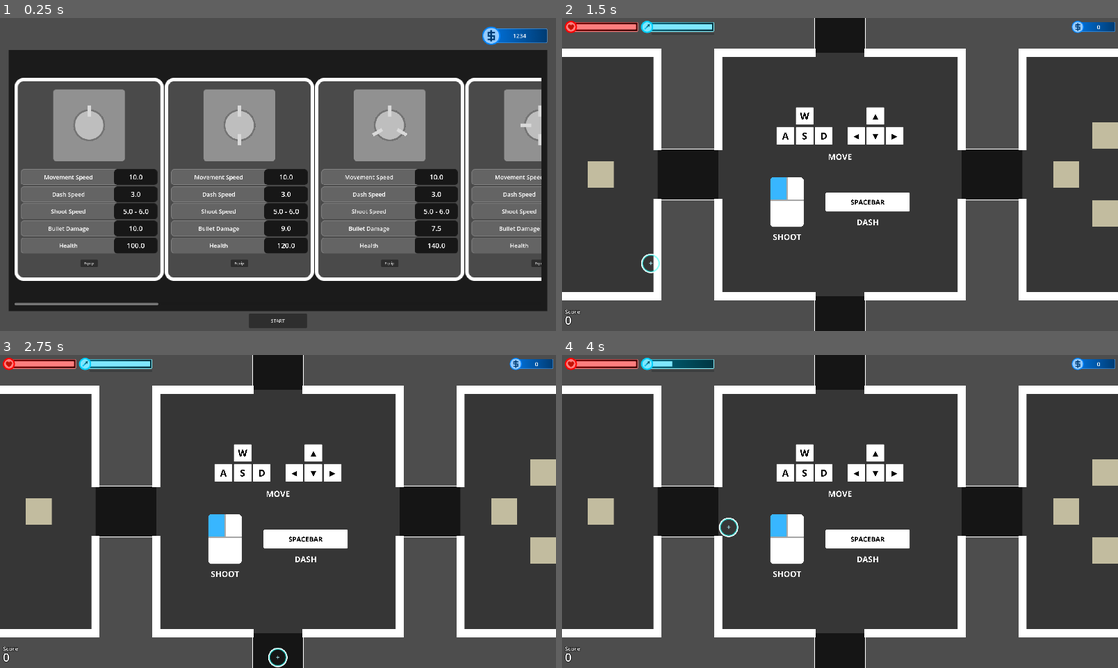
Above: before the commit, frames 1-4 (two rows, left to right).
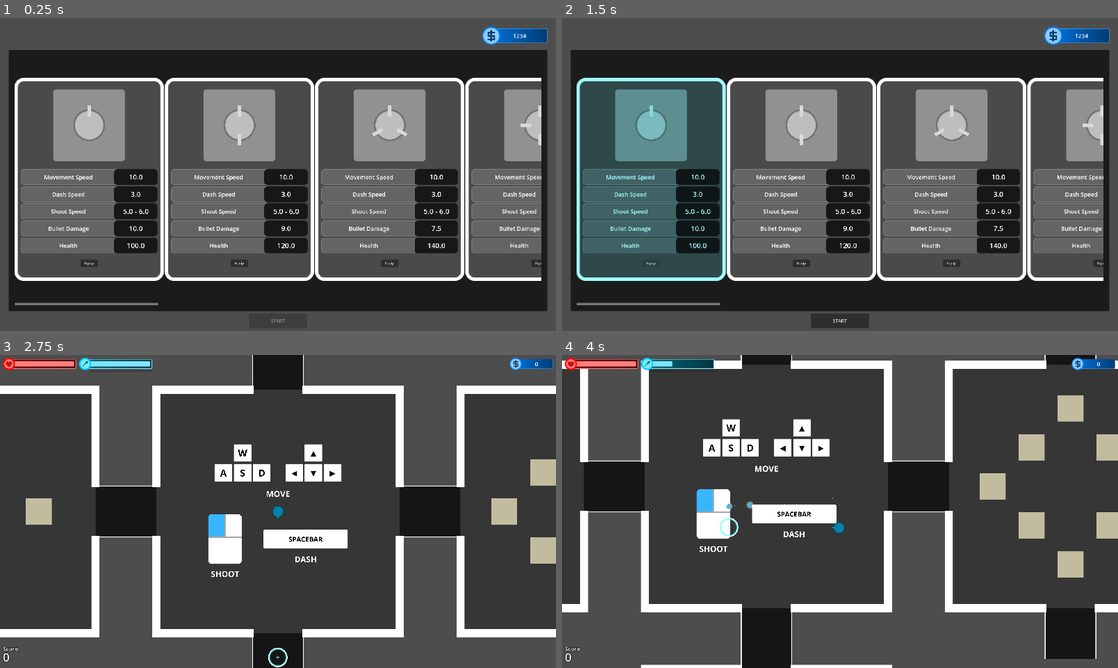
Above: after the commit, the same moments.

Repository: doanryderrhythm/thesis-1-vng-game
Game: Godot game, scene res://scenes/main_scenes/shop_scene.tscn
The game is run twice, just before and just after one commit, with the same random seed, the same clock (stepped at 60 frames per second) and the same inputs.
Inputs (mouse positions are in pixels of both pictures, inside the frame that each line leads up to):
- Up to frame 1 (0.25 s): no input
- Up to frame 2 (1.5 s): click (840, 321) at 0.5 s, where only the run before the commit has a clickable "START"; click (650, 262) at 1.25 s, where only the run after the commit has a clickable "Equip"
- Up to frame 3 (2.75 s): click (278, 658) at 2 s, where only the run after the commit has a clickable "START"
- Up to frame 4 (4 s): tap Enter at 2.75 s; move the mouse to (962, 495) at 2.77 s; hold Right (right) 2.78-3.53 s; tap Space (dash) at 2.85, 3.6 s; click (962, 495) at 2.92 s; move the mouse to (728, 527) at 3.52 s; hold Down (down) from 3.53 s (still down); click (728, 527) at 3.67 s

The runs differ from the first frame. In frame 1, less than 0.1% of the frame differs, in the area x 48-52%, y 96-98%; in frame 2, 63%, in the area x 0-100%, y 0-100%; in frame 3, less than 0.1%; in frame 4, 35%.

Commit message:
Made a functional pause screen

Diff:
--- a/untitled-thesis-1-game/effects/killed_particles.tscn
+++ b/untitled-thesis-1-game/effects/killed_particles.tscn
@@ -31,7 +31,7 @@
 [node name="KilledParticles" type="CPUParticles2D" unique_id=227687123]
 material = SubResource("CanvasItemMaterial_t4lmv")
 emitting = false
-amount = 40
+amount = 80
 texture = ExtResource("1_t4lmv")
 lifetime = 2.5
 one_shot = true
--- a/untitled-thesis-1-game/project.godot
+++ b/untitled-thesis-1-game/project.godot
@@ -66,6 +66,11 @@
 "events": [Object(InputEventKey,"resource_local_to_scene":false,"resource_name":"","device":-1,"window_id":0,"alt_press …(192 unchanged characters)…
 ]
 }
+pause={
+"deadzone": 0.2,
+"events": [Object(InputEventKey,"resource_local_to_scene":false,"resource_name":"","device":-1,"window_id":0,"alt_pressed":false,"shift_pressed":false,"ctrl_pressed":false,"meta_pressed":false,"pressed":false,"keycode":0,"physical_keycode":4194305,"key_label":0,"unicode":0,"location":0,"echo":false,"script":null)
+]
+}
 
 [layer_names]
 
--- a/untitled-thesis-1-game/scenes/bullets/base_bullet.tscn
+++ b/untitled-thesis-1-game/scenes/bullets/base_bullet.tscn
@@ -4,6 +4,9 @@
 [ext_resource type="Script" uid="uid://8lfsmj6rkody" path="res://scripts/bullets/base_bullet.gd" id="1_3u0jw"]
 [ext_resource type="Script" uid="uid://2jniw3exf4mu" path="res://scripts/area_2d/hit_area_2d.gd" id="2_3u0jw"]
 [ext_resource type="Texture2D" uid="uid://blmvcbloyiin4" path="res://sprites/effects/glow.png" id="4_l68ur"]
+
+[sub_resource type="CanvasItemMaterial" id="CanvasItemMaterial_08t8j"]
+blend_mode = 1
 
 [sub_resource type="CircleShape2D" id="CircleShape2D_l68ur"]
 radius = 14.0
@@ -25,6 +28,11 @@
 contact_monitor = true
 max_contacts_reported = 3
 script = ExtResource("1_3u0jw")
+
+[node name="Glow" type="Sprite2D" parent="." unique_id=1829900171]
+material = SubResource("CanvasItemMaterial_08t8j")
+scale = Vector2(1.5, 1.5)
+texture = ExtResource("4_l68ur")
 
 [node name="Sprite2D" type="Sprite2D" parent="." unique_id=2096521337]
 scale = Vector2(1.5, 1.5)
--- a/untitled-thesis-1-game/scenes/main_scenes/play_scene.tscn
+++ b/untitled-thesis-1-game/scenes/main_scenes/play_scene.tscn
@@ -10,7 +10,7 @@
 script/source = "extends Node2D
 
 @onready var all_bullets: Node2D = $Bullets
-@onready var ui: CanvasLayer = $DebugUi
+@onready var ui: DebugUI = $DebugUi
 
 @onready var anim: AnimationPlayer = $AnimationPlayer
 
@@ -25,6 +25,11 @@
 func _process(_delta: float) -> void:
 	if Input.is_action_just_pressed(\"restart\"):
 		get_tree().reload_current_scene()
+	elif Input.is_action_just_pressed(\"pause\"):
+		if GameManager.player != null and is_instance_valid(GameManager.player):
+			GameManager.player._shooting_delay_timer.stop()
+		ui.toggle_pause(true)
+		Input.mouse_mode = Input.MOUSE_MODE_VISIBLE
 	pass
 
 func room_start() -> void:
@@ -92,6 +97,7 @@
 script = SubResource("GDScript_vrx0d")
 
 [node name="DebugUi" parent="." unique_id=2086543205 instance=ExtResource("1_vrx0d")]
+retire_string = "res://scenes/main_scenes/shop_scene.tscn"
 
 [node name="Rooms" type="Node2D" parent="." unique_id=1728958944]
 
@@ -118,6 +124,7 @@
 position_smoothing_enabled = true
 
 [node name="CanvasLayer" type="CanvasLayer" parent="." unique_id=728963286]
+process_mode = 3
 layer = 300
 
 [node name="AimCursor" parent="CanvasLayer" unique_id=109126339 instance=ExtResource("2_qvacy")]
--- a/untitled-thesis-1-game/scenes/main_scenes/shop_scene.tscn
+++ b/untitled-thesis-1-game/scenes/main_scenes/shop_scene.tscn
@@ -9,10 +9,13 @@
 var player_listener: PlayerListener = load(\"res://resources/player/player_listener.tres\")
 var all_players: Array[PlayerStats] = []
 
+@onready var start_button: Button = $CanvasLayer/StartButton
+
 @onready var item_container: HBoxContainer = $CanvasLayer/ShopBackground/Mask/ScrollContainer/PlayerItemContainer
 @onready var skin_ui_item: PackedScene = preload(\"res://scenes/ui/skin_ui_item.tscn\")
 
 func _ready() -> void:
+	GameManager.is_gameplay = false
 	all_players = player_listener.players
 	for player in all_players:
 		var ui_item: SkinUI = skin_ui_item.instantiate()
@@ -28,6 +31,7 @@
 			item.modulate = Color(\"#a3fbff\")
 		else:
 			item.modulate = Color.WHITE
+	start_button.disabled = false
 
 func _on_start_button_pressed() -> void:
 	get_tree().change_scene_to_file(\"res://scenes/main_scenes/play_scene.tscn\")
@@ -117,6 +121,7 @@
 offset_bottom = -10.0
 grow_horizontal = 2
 grow_vertical = 0
+disabled = true
 text = "START"
 
 [connection signal="pressed" from="CanvasLayer/StartButton" to="." method="_on_start_button_pressed"]
--- a/untitled-thesis-1-game/scenes/ui/debug_ui.tscn
+++ b/untitled-thesis-1-game/scenes/ui/debug_ui.tscn
@@ -1,6 +1,7 @@
 [gd_scene format=3 uid="uid://di78feag8gs8a"]
 
 [ext_resource type="Texture2D" uid="uid://dj6ajch28274c" path="res://sprites/bars/health_bar_main_sprite.png" id="1_14mai"]
+[ext_resource type="Script" uid="uid://ddxe4rdo65rrj" path="res://scripts/ui/debug_ui.gd" id="1_hqpec"]
 [ext_resource type="Texture2D" uid="uid://cmf4kh1kci1jp" path="res://sprites/bars/health_icon.png" id="2_pu33q"]
 [ext_resource type="Texture2D" uid="uid://b2of4763rak84" path="res://sprites/bars/health_progress.png" id="3_k7b8x"]
 [ext_resource type="Texture2D" uid="uid://ptbjvi1ww8ce" path="res://sprites/bars/dash_icon.png" id="4_fadvp"]
@@ -10,101 +11,6 @@
 [ext_resource type="Texture2D" uid="uid://br46pgblghmvf" path="res://sprites/ui/pause_button_unselected.png" id="8_f6xhk"]
 [ext_resource type="Texture2D" uid="uid://b2nua0rf6jexh" path="res://sprites/ui/pause_button_pressed.png" id="9_hqpec"]
 [ext_resource type="Texture2D" uid="uid://r0ku0idq14xt" path="res://sprites/ui/pause_button_selected.png" id="10_hr2xk"]
-
-[sub_resource type="GDScript" id="GDScript_2bpog"]
-resource_name = "debug_ui"
-script/source = "extends CanvasLayer
-class_name DebugUI
-
-@onready var health_bar: TextureProgressBar = $HealthBar
-@onready var dash_bar: TextureProgressBar = $DashBar
-@onready var fill_dash_bar: ProgressBar = $FillDashBar
-
-@onready var coin_value_label: Label = $CoinBar/CoinValueLabel
-
-@onready var restart_label: Label = $RestartLabel
-@onready var score_label: Label = $ScoreLabel
-
-@onready var level_label: Label = $LevelLabel
-
-@onready var phase_title_label: Label = $PhaseTitleLabel
-@onready var phase_label: Label = $PhaseLabel
-
-@onready var danger_texture: TextureRect = $DangerTexture
-
-@onready var anim_player: AnimationPlayer = $AnimationPlayer
-
-func _ready() -> void:
-	pass
-
-func _process(_delta: float) -> void:
-	if is_instance_valid(GameManager.player):
-		fill_dash_bar.value = GameManager.player._dash_wait_timer.time_left
-	pass
-
-func set_up() -> void:
-	health_bar.min_value = 0
-	health_bar.max_value = ProfileManager.health
-
-	dash_bar.min_value = 0
-	dash_bar.max_value = ValueStorer.max_dash_count
-
-	fill_dash_bar.min_value = 0
-	fill_dash_bar.max_value = ValueStorer.dash_wait_time
-
-	restart_label.visible = false
-
-	change_health()
-	change_dash()
-	change_phase(false)
-	change_score()
-	change_coin()
-
-	GameManager.health_change.connect(change_health)
-	GameManager.dash_change.connect(change_dash)
-	GameManager.state_lose_change.connect(show_restart)
-	GameManager.start_level.connect(change_level)
-	GameManager.phase_change.connect(change_phase)
-	GameManager.score_change.connect(change_score)
-	GameManager.coin_change.connect(change_coin)
-
-func change_health() -> void:
-	health_bar.value = GameManager.player.health
-	if GameManager.player.health <= 0:
-		danger_texture.modulate = Color(1, 1, 1, 0)
-	elif GameManager.player.health <= 0.3 * ProfileManager.health:
-		danger_texture.modulate = Color(1, 1, 1, 1 - GameManager.player.health / (0.3 * ProfileManager.health))
-	else:
-		danger_texture.modulate = Color(1, 1, 1, 0)
-
-func change_dash() -> void:
-	dash_bar.value = GameManager.player._dash_count
-
-func change_score() -> void:
-	score_label.text = str(GameManager.total_score)
-	pass
-
-func change_coin() -> void:
-	coin_value_label.text = str(GameManager.in_level_coins)
-
-func change_level() -> void:
-	level_label.text = str(GameManager.current_actual_level + 1)
-	anim_player.play(\"level_appear\")
-
-func change_phase(is_ongoing: bool) -> void:
-	if is_ongoing:
-		phase_title_label.visible = true
-		phase_label.visible = true
-
-		phase_label.text = str(GameManager.current_phase)
-	else:
-		phase_title_label.visible = false
-		phase_label.visible = false
-
-func show_restart() -> void:
-	restart_label.visible = true
-	pass
-"
 
 [sub_resource type="LabelSettings" id="LabelSettings_fadvp"]
 line_spacing = 0.0
@@ -191,8 +97,17 @@
 line_spacing = 0.0
 font_size = 40
 
+[sub_resource type="LabelSettings" id="LabelSettings_hqpec"]
+line_spacing = 0.0
+font_size = 40
+
+[sub_resource type="LabelSettings" id="LabelSettings_hr2xk"]
+line_spacing = 0.0
+font_size = 40
+
 [node name="DebugUi" type="CanvasLayer" unique_id=2086543205]
-script = SubResource("GDScript_2bpog")
+process_mode = 3
+script = ExtResource("1_hqpec")
 
 [node name="LevelLabel" type="Label" parent="." unique_id=1343779444]
 modulate = Color(1, 1, 1, 0)
@@ -426,7 +341,7 @@
 grow_horizontal = 2
 grow_vertical = 2
 text = "Retry"
-label_settings = SubResource("LabelSettings_f6xhk")
+label_settings = SubResource("LabelSettings_hqpec")
 horizontal_alignment = 1
 vertical_alignment = 1
 
@@ -445,6 +360,10 @@
 grow_horizontal = 2
 grow_vertical = 2
 text = "Retire"
-label_settings = SubResource("LabelSettings_f6xhk")
-horizontal_alignment = 1
-vertical_alignment = 1
+label_settings = SubResource("LabelSettings_hr2xk")
+horizontal_alignment = 1
+vertical_alignment = 1
+
+[connection signal="pressed" from="PauseNode/HBoxContainer/ResumeButton" to="." method="_on_resume_button_pressed"]
+[connection signal="pressed" from="PauseNode/HBoxContainer/RetryButton" to="." method="_on_retry_button_pressed"]
+[connection signal="pressed" from="PauseNode/HBoxContainer/RetireButton" to="." method="_on_retire_button_pressed"]
--- /dev/null
+++ b/untitled-thesis-1-game/scripts/ui/debug_ui.gd
@@ -0,0 +1,118 @@
+extends CanvasLayer
+class_name DebugUI
+
+@onready var health_bar: TextureProgressBar = $HealthBar
+@onready var dash_bar: TextureProgressBar = $DashBar
+@onready var fill_dash_bar: ProgressBar = $FillDashBar
+
+@onready var coin_value_label: Label = $CoinBar/CoinValueLabel
+
+@onready var restart_label: Label = $RestartLabel
+@onready var score_label: Label = $ScoreLabel
+
+@onready var level_label: Label = $LevelLabel
+
+@onready var phase_title_label: Label = $PhaseTitleLabel
+@onready var phase_label: Label = $PhaseLabel
+
+@onready var danger_texture: TextureRect = $DangerTexture
+
+@onready var anim_player: AnimationPlayer = $AnimationPlayer
+
+@onready var pause_ui: ColorRect = $PauseNode
+@export var retire_string: String
+
+func _ready() -> void:
+	pass
+
+func _process(_delta: float) -> void:
+	if is_instance_valid(GameManager.player):
+		fill_dash_bar.value = GameManager.player._dash_wait_timer.time_left
+	pass
+
+func set_up() -> void:
+	health_bar.min_value = 0
+	health_bar.max_value = ProfileManager.health
+
+	dash_bar.min_value = 0
+	dash_bar.max_value = ValueStorer.max_dash_count
+
+	fill_dash_bar.min_value = 0
+	fill_dash_bar.max_value = ValueStorer.dash_wait_time
+
+	restart_label.visible = false
+
+	change_health()
+	change_dash()
+	change_phase(false)
+	change_score()
+	change_coin()
+
+	GameManager.health_change.connect(change_health)
+	GameManager.dash_change.connect(change_dash)
+	GameManager.state_lose_change.connect(show_restart)
+	GameManager.start_level.connect(change_level)
+	GameManager.phase_change.connect(change_phase)
+	GameManager.score_change.connect(change_score)
+	GameManager.coin_change.connect(change_coin)
+
+func change_health() -> void:
+	health_bar.value = GameManager.player.health
+	if GameManager.player.health <= 0:
+		danger_texture.modulate = Color(1, 1, 1, 0)
+	elif GameManager.player.health <= 0.3 * ProfileManager.health:
+		danger_texture.modulate = Color(1, 1, 1, 1 - GameManager.player.health / (0.3 * ProfileManager.health))
+	else:
+		danger_texture.modulate = Color(1, 1, 1, 0)
+
+func change_dash() -> void:
+	dash_bar.value = GameManager.player._dash_count
+
+func change_score() -> void:
+	score_label.text = str(GameManager.total_score)
+	pass
+
+func change_coin() -> void:
+	coin_value_label.text = str(GameManager.in_level_coins)
+
+func change_level() -> void:
+	level_label.text = str(GameManager.current_actual_level + 1)
+	anim_player.play("level_appear")
+
+func change_phase(is_ongoing: bool) -> void:
+	if is_ongoing:
+		phase_title_label.visible = true
+		phase_label.visible = true
+
+		phase_label.text = str(GameManager.current_phase)
+	else:
+		phase_title_label.visible = false
+		phase_label.visible = false
+
+func show_restart() -> void:
+	restart_label.visible = true
+	pass
+
+func toggle_pause(is_toggled: bool) -> void:
+	pause_ui.visible = is_toggled
+	get_tree().paused = is_toggled
+
+func retry() -> void:
+	get_tree().paused = false
+	get_tree().reload_current_scene()
+
+func retire() -> void:
+	get_tree().paused = false
+	get_tree().change_scene_to_file(retire_string)
+
+func _on_resume_button_pressed() -> void:
+	toggle_pause(false)
+	pass # Replace with function body.
+
+func _on_retry_button_pressed() -> void:
+	retry()
+	pass # Replace with function body.
+
+func _on_retire_button_pressed() -> void:
+	retire()
+	pass # Replace with function body.
Not shown, added: untitled-thesis-1-game/scripts/ui/debug_ui.gd.uid
